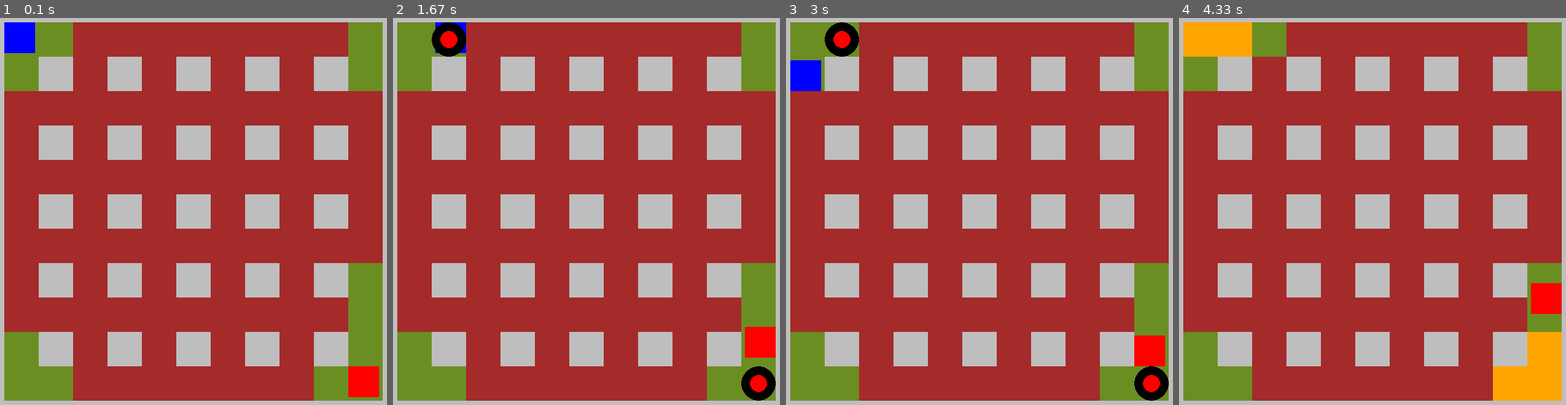
Above: before the commit, frames 1-4 (left to right).
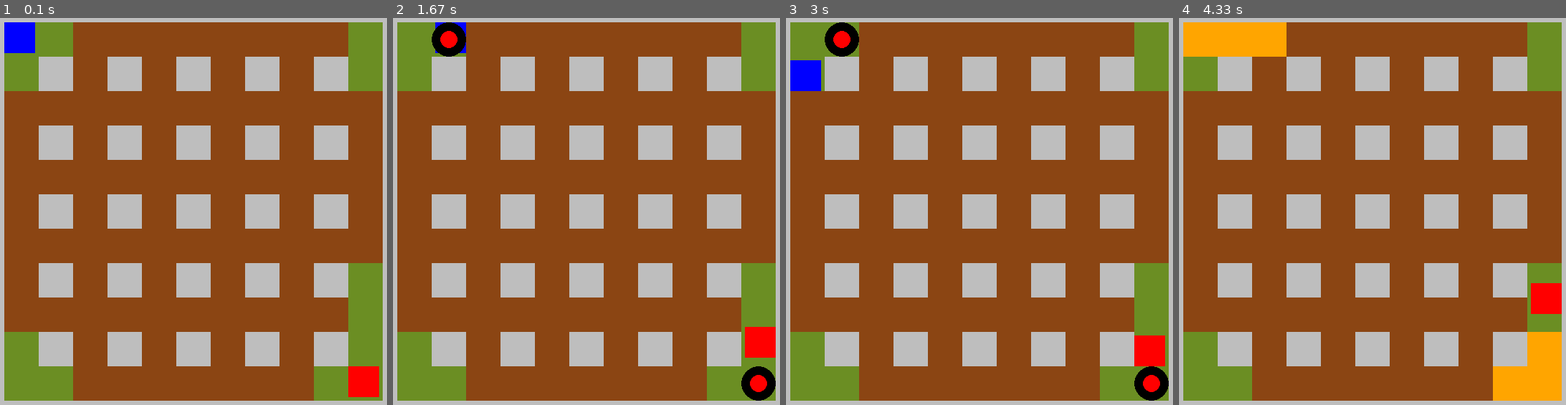
Above: after the commit, the same moments.

Repository: JoaoMMenezes/Py-Game-Bomberman
Game: pygame game, started from main.py
Same seed, same stepped clock (60 frames per second), same inputs: the game is played once before the commit and once after it.
Inputs:
- Up to frame 1 (0.1 s): no input
- Up to frame 2 (1.67 s): hold S 0.33-0.8 s; hold Right 0.33-0.8 s; hold Right 0.83-1.3 s; hold D 0.83-1.3 s; tap Space at 0.9, 1.2, 1.4 s; tap E at 0.98 s; hold Up 1.33-1.63 s; hold W 1.33-1.63 s
- Up to frame 3 (3 s): hold Left 2.17-2.7 s; hold A 2.17-2.7 s; tap Space at 2.23, 2.53, 2.8 s; tap E at 2.32 s; hold Down from 2.73 s (still down); hold S from 2.73 s (still down)
- Up to frame 4 (4.33 s): release Down at 3.03 s; release S at 3.03 s; hold Up 3.5-3.87 s; hold W 3.5-3.87 s; tap Space at 3.57, 3.97, 4.27 s; tap E at 3.65 s; hold Right from 3.9 s (still down); hold D from 3.9 s (still down)

The runs differ from the first frame. In frame 1, 66% of the frame differs, in the area x 1-99%, y 1-99%; in frame 2, 66%; in frame 3, 66%; in frame 4, 66%.

Commit message:
feat: power ups

Diff:
--- a/classes/destructible_box.py
+++ b/classes/destructible_box.py
@@ -1,23 +1,41 @@
 # classes/destructible_box.py
 
 import pygame
+import random
+from classes.power_up import PowerUp
 
 class DestructibleBox(pygame.sprite.Sprite):
     """
-    Representa uma caixa destrutível no mapa.
+    Representa uma caixa destrutível que pode dropar um power-up.
     """
     def __init__(self, game, x, y):
         super().__init__()
         self.game = game
         self.tile_size = game.tile_size
         self.image = pygame.Surface((self.tile_size, self.tile_size))
-        self.image.fill(pygame.Color('brown'))
+        self.image.fill(pygame.Color('saddlebrown')) # Uma cor diferente para a caixa
         self.rect = self.image.get_rect()
         self.rect.topleft = (x * self.tile_size, y * self.tile_size)
+        self.grid_pos = (x, y) # Salva a posição no grid
 
     def kill(self):
-        # Quando a caixa é destruída, atualiza o grid para 0 (caminho livre)
-        grid_x = self.rect.x // self.tile_size
-        grid_y = self.rect.y // self.tile_size
-        self.game.grid[grid_y][grid_x] = 0
+        """
+        Sobrescreve o método kill para ter a chance de criar um power-up.
+        """
+        # Chance de 40% de dropar um power-up
+        if random.random() < 0.4:
+            # Escolhe aleatoriamente entre os dois tipos de power-up
+            power_up_type = random.choice(['bomb_up', 'fire_up'])
+
+            # 1. CRIA A INSTÂNCIA DO POWER-UP na posição da caixa
+            power_up = PowerUp(self.game, self.grid_pos[0], self.grid_pos[1], power_up_type)
+
+            # 2. ADICIONA O POWER-UP AOS GRUPOS DE SPRITES
+            # Ao adicionar em 'all_sprites', ele passa a ser desenhado na tela
+            self.game.all_sprites.add(power_up)
+            # Ao adicionar em 'power_ups', ele pode ser detectado para colisão
+            self.game.power_ups.add(power_up)
+
+        # Remove a caixa do grid de obstáculos
+        self.game.grid[self.grid_pos[1]][self.grid_pos[0]] = 0
         super().kill()
--- a/classes/player.py
+++ b/classes/player.py
@@ -107,3 +107,14 @@
                     self.rect.top = hit.rect.bottom
                 # Atualiza a posição vetorial (float) com base na posição do rect (int)
                 self.pos.y = self.rect.y
+
+    def collect_power_up(self, power_up_type):
+        """
+        Aplica o efeito de um power-up ao jogador.
+        """
+        if power_up_type == 'bomb_up':
+            self.bomb_limit += 1
+            print(f"Jogador coletou BOMBA EXTRA! Limite atual: {self.bomb_limit}")
+        elif power_up_type == 'fire_up':
+            self.bomb_range += 1
+            print(f"Jogador coletou FOGO EXTRA! Alcance atual: {self.bomb_range}")
--- a/classes/power_up.py
+++ b/classes/power_up.py
@@ -0,0 +1,31 @@
+# classes/power_up.py
+
+import pygame
+
+class PowerUp(pygame.sprite.Sprite):
+    """
+    Representa um item de power-up que pode aparecer no mapa.
+    """
+    def __init__(self, game, x, y, power_up_type):
+        super().__init__()
+        self.game = game
+        self.tile_size = game.tile_size
+        self.type = power_up_type
+
+        # Cria uma superfície transparente para a imagem do power-up
+        self.image = pygame.Surface((self.tile_size, self.tile_size), pygame.SRCALPHA)
+        self.rect = self.image.get_rect()
+        self.rect.topleft = (x * self.tile_size, y * self.tile_size)
+
+        # Pega o ponto central da *superfície da imagem* para o desenho
+        center_point = self.image.get_rect().center
+
+        # Define a cor com base no tipo de power-up para diferenciação visual
+        if self.type == 'bomb_up':
+            # Power-up de Bomba: um círculo verde
+            pygame.draw.circle(self.image, pygame.Color('green'), center_point, int(self.tile_size * 0.4))
+            pygame.draw.circle(self.image, pygame.Color('darkgreen'), center_point, int(self.tile_size * 0.4), 3) # Adiciona uma borda
+        elif self.type == 'fire_up':
+            # Power-up de Fogo: um círculo vermelho
+            pygame.draw.circle(self.image, pygame.Color('orange'), center_point, int(self.tile_size * 0.4))
+            pygame.draw.circle(self.image, pygame.Color('red'), center_point, int(self.tile_size * 0.4), 3) # Adiciona uma borda
--- a/manager/game_manager.py
+++ b/manager/game_manager.py
@@ -42,13 +42,14 @@
         player1_keys = {"up": pygame.K_UP, "down": pygame.K_DOWN, "left": pygame.K_LEFT, "right": pygame.K_RIGHT, "bomb": pygame.K_SPACE}
         player2_keys = {"up": pygame.K_w, "down": pygame.K_s, "left": pygame.K_a, "right": pygame.K_d, "bomb": pygame.K_e}
 
-        # Grupos de Sprites
+         # Grupos de Sprites
         self.all_sprites = pygame.sprite.Group()
         self.players = pygame.sprite.Group()
         self.walls = pygame.sprite.Group()
         self.boxes = pygame.sprite.Group()
         self.bombs = pygame.sprite.Group()
         self.explosions = pygame.sprite.Group()
+        self.power_ups = pygame.sprite.Group()
 
         self.solid_obstacles = pygame.sprite.Group()
 
@@ -110,13 +111,24 @@
 
     def update(self):
         self.all_sprites.update()
-        pygame.sprite.groupcollide(self.explosions, self.boxes, True, True) # Explosão destrói caixa
 
+        # Colisão entre explosões e caixas (destrói as caixas)
+        # CORREÇÃO APLICADA AQUI: troquei explosions por boxes, e vice-versa, para melhor legibilidade
+        pygame.sprite.groupcollide(self.boxes, self.explosions, True, False)
+
+        # Colisão entre explosões e jogadores (mata os jogadores)
         for player in self.players:
             hits = pygame.sprite.spritecollide(player, self.explosions, False)
             if hits:
                 player.kill()
 
+        # Colisão entre jogadores e power-ups
+        # AQUI ESTÁ A CORREÇÃO PRINCIPAL: trocado self.game.power_ups por self.power_ups
+        player_powerup_hits = pygame.sprite.groupcollide(self.players, self.power_ups, False, True)
+        for player, powerup_list in player_powerup_hits.items():
+            for powerup in powerup_list:
+                player.collect_power_up(powerup.type)
+
     def draw(self):
         self.screen.fill((107, 142, 35))
         self.all_sprites.draw(self.screen)
